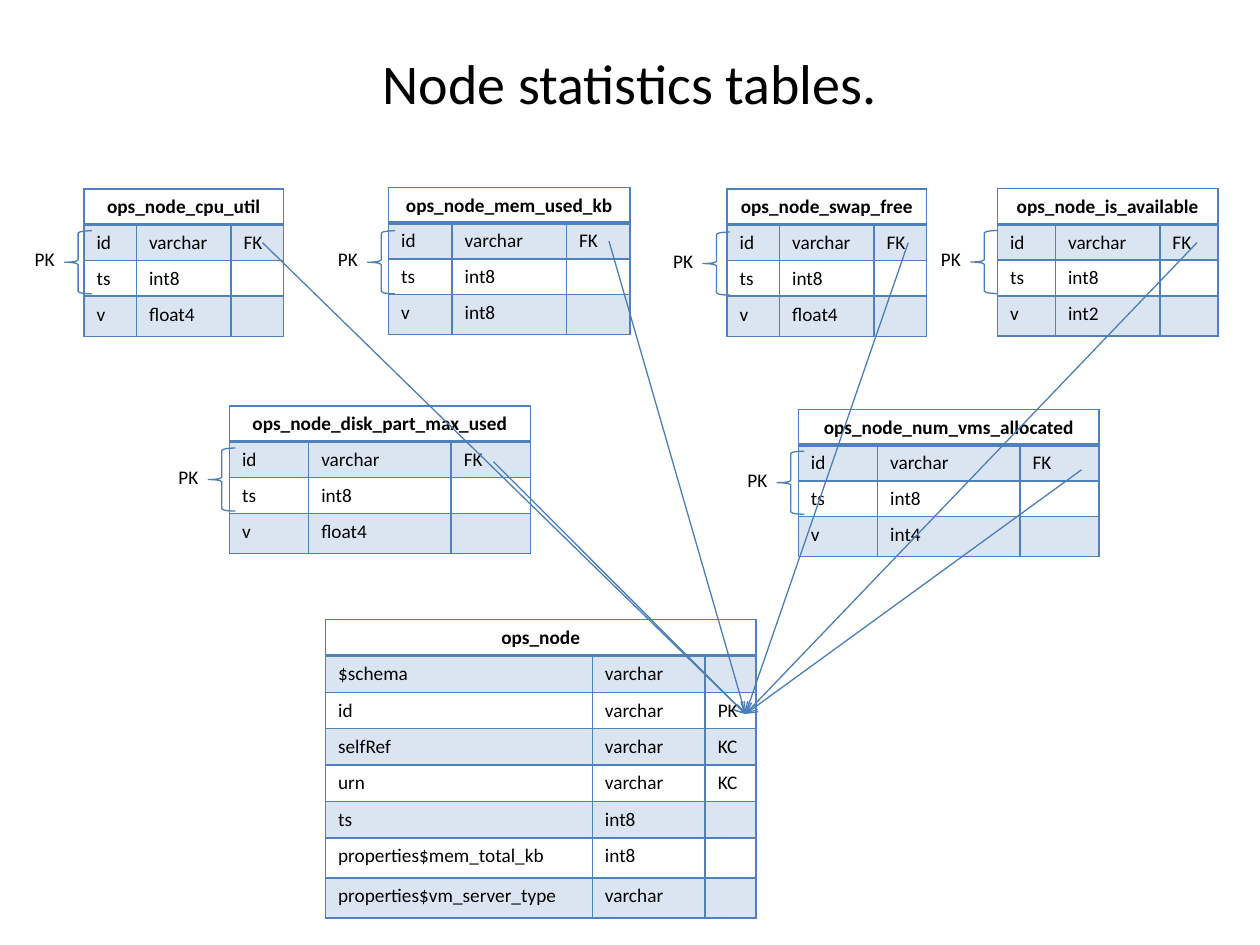
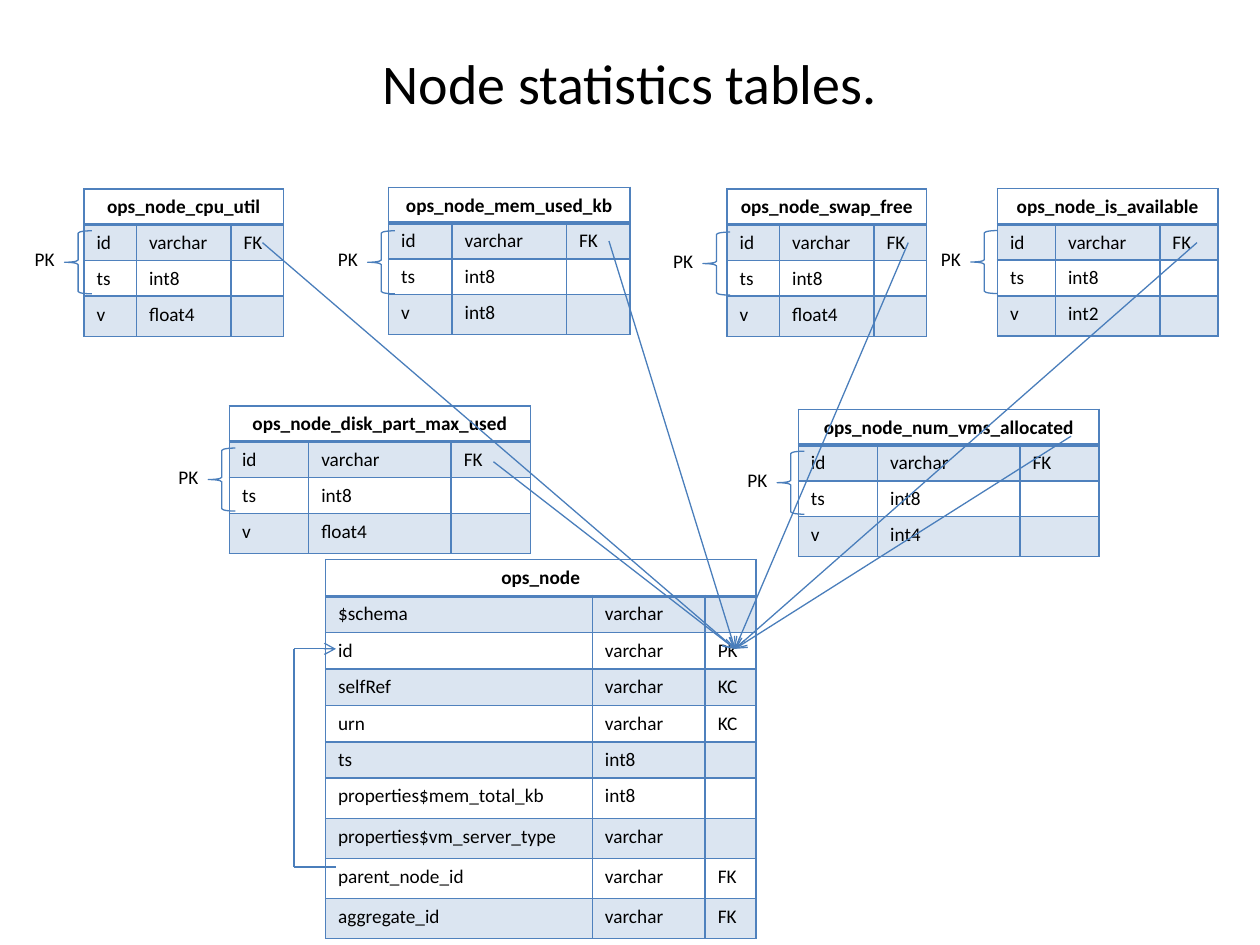
Before and after one commit to tcmitchell/geni-ops-monitoring, a slide deck: slide 9 of doc/slides/Ops Monitoring Tables relations.pptm. Drawn at 1260x945 pixels with LibreOffice and Linux fonts; fonts in the diff are those of the drawing. Boxes give left, top, right and bottom in pixels: in the first picture for what was removed or moved away, otherwise in the second. Text is boxed around its words. In the diff, an @@ line names an element or a change of style, - is before the commit and + after.

```diff
--- a/doc/slides/Ops Monitoring Tables relations.pptm
+++ b/doc/slides/Ops Monitoring Tables relations.pptm
@@ arrow moved from (262, 243) - (746, 714) to (262, 243) - (735, 649) @@
@@ arrow moved from (609, 241) - (746, 714) to (609, 241) - (735, 649) @@
@@ arrow moved from (1197, 243) - (746, 714) to (1197, 243) - (735, 649) @@
@@ arrow moved from (908, 243) - (746, 714) to (908, 243) - (735, 649) @@
@@ arrow moved from (1081, 470) - (746, 714) to (1071, 436) - (735, 649) @@
@@ arrow moved from (494, 461) - (746, 714) to (494, 461) - (735, 649) @@
@@ table at <box>325,559,756,934</box> @@
+row 9: parent_node_id | varchar | FK
+row 10: aggregate_id | varchar | FK
@@ table: place and size @@
-table at <box>325,620,756,915</box>
+table at <box>325,559,756,934</box>
@@ line added from (294, 867) to (294, 649), #4B7EBC 0.75 pt @@
@@ arrow added from (294, 649) to (336, 649), #4B7EBC 0.75 pt @@
@@ line added from (336, 867) to (294, 867), #4B7EBC 0.75 pt @@
```
Also in this commit, not shown: 9 other slides changed.
